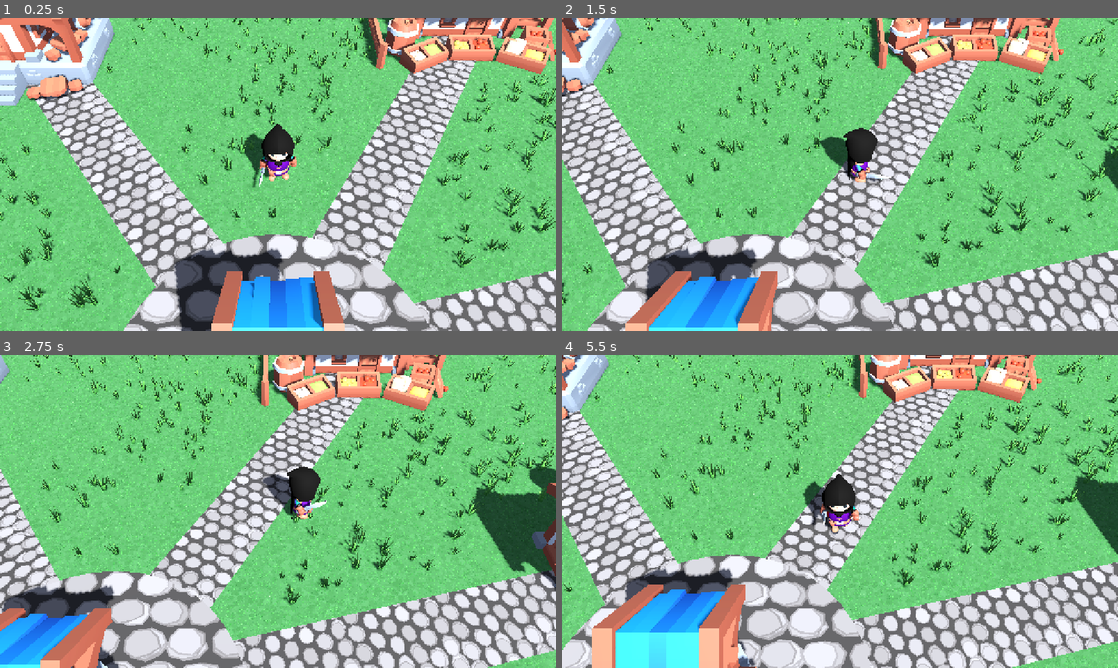
Above: before the commit, frames 1-4 (two rows, left to right).
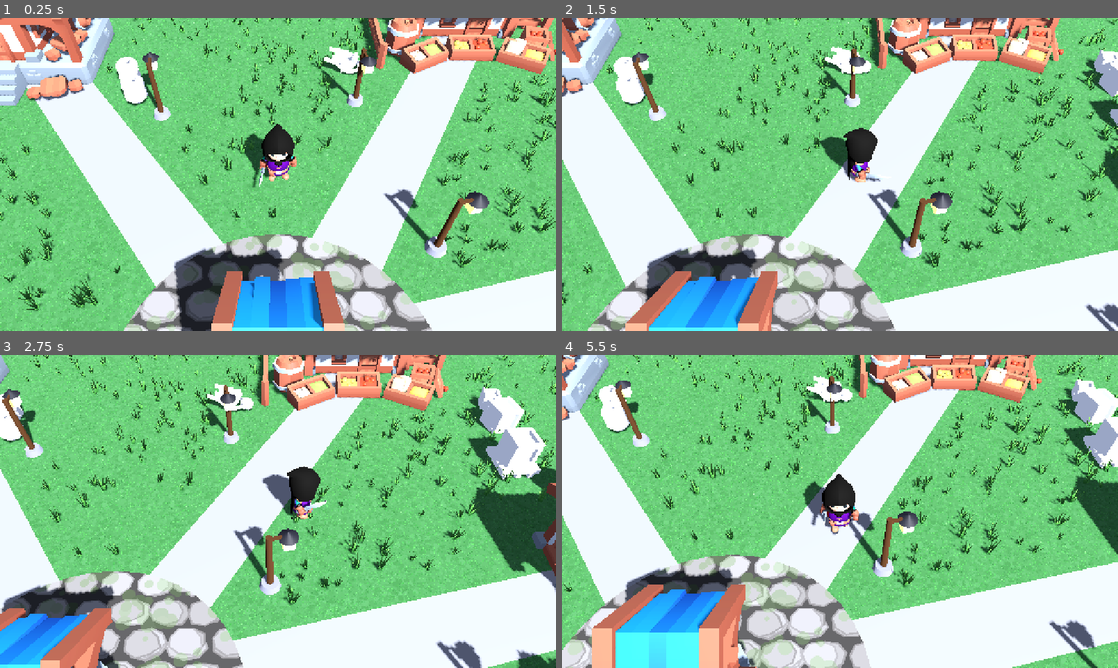
Above: after the commit, the same moments.

Repository: OuterHeavenX/godot-2.5D-rpg
Game: Godot game, scene res://src/world/main.tscn
Same seed, same stepped clock (60 frames per second), same inputs: the game is played once before the commit and once after it.
Inputs (mouse positions are in pixels of both pictures, inside the frame that each line leads up to):
- Up to frame 1 (0.25 s): no input
- Up to frame 2 (1.5 s): move the mouse to (962, 158) at 0.52 s; hold D (move_right) 0.53-1.25 s; click (962, 158) at 0.67 s; drag from (728, 190) to (812, 237) at 1.27 s
- Up to frame 3 (2.75 s): move the mouse to (333, 442) at 2.02 s; hold D (move_right) from 2.03 s (still down)
- Up to frame 4 (5.5 s): release D (move_right) at 2.75 s; drag from (812, 574) to (673, 464) at 2.77 s; move the mouse to (1006, 558) at 3.52 s; hold A (move_left) 3.53-4.25 s; drag from (673, 464) to (756, 433) at 4.27 s; move the mouse to (867, 511) at 5.02 s; hold S (move_down) from 5.03 s (still down); click (867, 511) at 5.17 s

The runs differ from the first frame. In frame 1, 18% of the frame differs, in the area x 4-100%, y 5-100%; in frame 2, 21%; in frame 3, 22%; in frame 4, 23%, in the area x 0-100%, y 3-100%.

Commit message:
Village props (barrels, crates, fences, wheelbarrow, lamps) + path curbs, moss, soft edges

Diff:
--- a/src/world/main.tscn
+++ b/src/world/main.tscn
@@ -8,6 +8,7 @@
 [ext_resource type="Script" path="res://src/world/stone_walls.gd" id="6_stonewalls"]
 [ext_resource type="Script" path="res://src/world/village.gd" id="7_village"]
 [ext_resource type="Script" path="res://src/world/paths.gd" id="8_paths"]
+[ext_resource type="Script" path="res://src/world/props.gd" id="9_props"]
 
 [sub_resource type="Environment" id="Environment_main"]
 background_mode = 1
@@ -78,3 +79,6 @@
 
 [node name="Paths" type="Node3D" parent="."]
 script = ExtResource("8_paths")
+
+[node name="Props" type="Node3D" parent="."]
+script = ExtResource("9_props")
--- /dev/null
+++ b/src/world/path_edge.gdshader
@@ -0,0 +1,43 @@
+shader_type spatial;
+render_mode blend_mix, depth_draw_alpha_prepass, cull_disabled;
+// Cobblestone path: darker curb border along the sides and an
+// irregular noisy alpha fade so the edge melts into the grass.
+
+uniform sampler2D cobble : source_color;
+uniform vec2 tiles = vec2(1.0, 1.0);
+uniform float curb_width : hint_range(0.0, 0.3) = 0.10;
+uniform float fade_width : hint_range(0.0, 0.2) = 0.07;
+
+float hash(vec2 p) {
+	return fract(sin(dot(p, vec2(127.1, 311.7))) * 43758.5453);
+}
+float vnoise(vec2 p) {
+	vec2 i = floor(p);
+	vec2 f = fract(p);
+	vec2 u = f * f * (3.0 - 2.0 * f);
+	return mix(mix(hash(i), hash(i + vec2(1.0, 0.0)), u.x),
+			mix(hash(i + vec2(0.0, 1.0)), hash(i + vec2(1.0, 1.0)), u.x), u.y);
+}
+
+void fragment() {
+	vec2 uv = UV;
+	vec3 col = texture(cobble, uv * tiles).rgb;
+
+	// Curb: darker stone band along both long edges.
+	float edge = min(uv.x, 1.0 - uv.x);
+	float curb = 1.0 - smoothstep(curb_width * 0.55, curb_width, edge);
+	col *= mix(1.0, 0.66, curb);
+
+	// Ragged alpha fade at the long edges (noise stretched along length).
+	float n = vnoise(vec2(uv.x * 9.0, uv.y * 70.0));
+	float fade = smoothstep(0.0, fade_width * (0.35 + 0.9 * n), edge);
+
+	// Gentle fade at the short ends too (both are tucked out of sight).
+	float end_edge = min(uv.y, 1.0 - uv.y);
+	float n2 = vnoise(vec2(uv.x * 70.0, uv.y * 9.0));
+	float fade2 = smoothstep(0.0, fade_width * (0.35 + 0.9 * n2), end_edge);
+
+	ALBEDO = col;
+	ROUGHNESS = 0.95;
+	ALPHA = min(fade, fade2);
+}
--- a/src/world/paths.gd
+++ b/src/world/paths.gd
@@ -4,6 +4,7 @@
 ## Layout comes from VillageLayout (shared with grass clearing).
 
 const COBBLE_TEX := preload("res://src/world/cobble.png")
+const EDGE_SHADER := preload("res://src/world/path_edge.gdshader")
 const TILE_METERS := 3.0      # texture repeats every 3m
 
 func _ready() -> void:
@@ -11,11 +12,11 @@
 	for seg in VillageLayout.path_segments():
 		_build_path(seg[0], seg[1])
 
-func _cobble_material(w_tiles: float, l_tiles: float) -> StandardMaterial3D:
-	var mat := StandardMaterial3D.new()
-	mat.albedo_texture = COBBLE_TEX
-	mat.uv1_scale = Vector3(w_tiles, l_tiles, 1.0)
-	mat.roughness = 0.95
+func _path_material(w_tiles: float, l_tiles: float) -> ShaderMaterial:
+	var mat := ShaderMaterial.new()
+	mat.shader = EDGE_SHADER
+	mat.set_shader_parameter("cobble", COBBLE_TEX)
+	mat.set_shader_parameter("tiles", Vector2(w_tiles, l_tiles))
 	return mat
 
 func _build_plaza() -> void:
@@ -28,7 +29,11 @@
 	mi.mesh = disc
 	mi.position = VillageLayout.WELL_POS + Vector3(0, 0.025, 0)
 	var tiles := (VillageLayout.PLAZA_RADIUS * 2.0) / TILE_METERS
-	mi.material_override = _cobble_material(tiles, tiles)
+	var pmat := StandardMaterial3D.new()
+	pmat.albedo_texture = COBBLE_TEX
+	pmat.uv1_scale = Vector3(tiles, tiles, 1.0)
+	pmat.roughness = 0.95
+	mi.material_override = pmat
 	add_child(mi)
 
 func _build_path(start: Vector3, end: Vector3) -> void:
@@ -45,6 +50,6 @@
 	mi.mesh = plane
 	mi.position = (start + end) * 0.5 + Vector3(0, 0.02, 0)
 	mi.rotation.y = atan2(dir.x, dir.z)
-	mi.material_override = _cobble_material(
+	mi.material_override = _path_material(
 		width / TILE_METERS, length / TILE_METERS)
 	add_child(mi)
--- /dev/null
+++ b/src/world/props.gd
@@ -0,0 +1,173 @@
+extends Node3D
+## Village props and clutter: KayKit barrels, crates, sacks, fences,
+## wheelbarrow, work-yard resources, plus procedural lamp posts.
+## Layout data (buildings/paths) comes from VillageLayout.
+
+const PROP_SCALE := 5.0
+const FENCE_SCALE := 3.0
+const BARROW_SCALE := 4.0
+
+# model, position, rot_y_deg, scale, solid (collision)
+const PROPS := [
+	# Market trading goods
+	["res://src/world/props/crate_A_big.gltf", Vector3(14.8, 0, -5.0), 15.0, PROP_SCALE, true],
+	["res://src/world/props/crate_A_small.gltf", Vector3(14.8, 0, -6.4), -10.0, PROP_SCALE, true],
+	["res://src/world/props/barrel.gltf", Vector3(4.2, 0, -13.2), 0.0, PROP_SCALE, true],
+	["res://src/world/props/barrel.gltf", Vector3(5.3, 0, -12.9), 0.0, PROP_SCALE, true],
+	["res://src/world/props/sack.gltf", Vector3(13.8, 0, -12.8), 30.0, PROP_SCALE, false],
+	["res://src/world/props/wheelbarrow.gltf", Vector3(3.0, 0, -6.5), 70.0, BARROW_SCALE, true],
+	# Tavern barrels
+	["res://src/world/props/barrel.gltf", Vector3(-6.5, 0, -5.5), 0.0, PROP_SCALE, true],
+	["res://src/world/props/barrel.gltf", Vector3(-6.0, 0, -4.3), 0.0, PROP_SCALE, true],
+	["res://src/world/props/crate_A_small.gltf", Vector3(-14.8, 0, -3.2), 20.0, PROP_SCALE, true],
+	# Blacksmith work yard
+	["res://src/world/props/resource_lumber.gltf", Vector3(21.5, 0, 6.8), 10.0, PROP_SCALE, true],
+	["res://src/world/props/resource_stone.gltf", Vector3(13.2, 0, 7.2), -15.0, PROP_SCALE, true],
+	["res://src/world/props/weaponrack.gltf", Vector3(20.8, 0, -0.8), -30.0, PROP_SCALE, true],
+	["res://src/world/props/pallet.gltf", Vector3(14.5, 0, -2.5), 5.0, PROP_SCALE, true],
+	["res://src/world/props/crate_B_big.gltf", Vector3(14.5, 0.42, -2.5), 5.0, PROP_SCALE, false],
+	# Fences (paddock near house B, run south of house A)
+	["res://src/world/props/fence_wood_straight.gltf", Vector3(-2, 0, 13), 0.0, FENCE_SCALE, true],
+	["res://src/world/props/fence_wood_straight.gltf", Vector3(-2, 0, 16.5), 0.0, FENCE_SCALE, true],
+	["res://src/world/props/fence_wood_straight.gltf", Vector3(-2, 0, 20), 0.0, FENCE_SCALE, true],
+	["res://src/world/props/fence_wood_straight.gltf", Vector3(-17, 0, 12.5), 90.0, FENCE_SCALE, true],
+	["res://src/world/props/fence_wood_straight.gltf", Vector3(-13.5, 0, 12.5), 90.0, FENCE_SCALE, true],
+]
+
+const LAMP_PLAZA := [Vector3(5.0, 0, 3.0), Vector3(-5.0, 0, 11.0)]
+
+var _wood_mat: StandardMaterial3D
+var _stone_mat: StandardMaterial3D
+var _glass_mat: StandardMaterial3D
+var _metal_mat: StandardMaterial3D
+
+func _ready() -> void:
+	_make_lamp_materials()
+	var collision_body := StaticBody3D.new()
+	collision_body.name = "PropCollision"
+	add_child(collision_body)
+	for spec in PROPS:
+		_place_prop(spec, collision_body)
+	# Lamp posts: offset to the side of each path, alternating sides.
+	var side := 1.0
+	for seg in VillageLayout.path_segments():
+		var a: Vector3 = seg[0]
+		var b: Vector3 = seg[1]
+		var mid := (a + b) * 0.5
+		var dir := (b - a).normalized()
+		var perp := Vector3(-dir.z, 0, dir.x) * side
+		side = -side
+		_build_lamp(mid + perp * 2.6, collision_body)
+	for pos in LAMP_PLAZA:
+		_build_lamp(pos, collision_body)
+
+func _place_prop(spec: Array, collision_body: StaticBody3D) -> void:
+	var path: String = spec[0]
+	var pos: Vector3 = spec[1]
+	# Safety: never drop a prop on stone or inside a building.
+	if VillageLayout.is_stone(pos):
+		push_warning("props: skipping %s on stone at %s" % [path, pos])
+		return
+	var packed := load(path) as PackedScene
+	if packed == null:
+		push_error("props: failed to load " + path)
+		return
+	var inst := packed.instantiate() as Node3D
+	inst.position = pos
+	inst.rotation.y = deg_to_rad(float(spec[2]))
+	var s: float = spec[3]
+	inst.scale = Vector3.ONE * s
+	add_child(inst)
+	if bool(spec[4]):
+		var cs := CollisionShape3D.new()
+		var box := BoxShape3D.new()
+		if "fence" in path:
+			box.size = Vector3(0.3, 1.6, 3.4)
+			cs.rotation.y = inst.rotation.y
+		elif "wheelbarrow" in path:
+			box.size = Vector3(1.0, 0.8, 2.0)
+			cs.rotation.y = inst.rotation.y
+		else:
+			var r := 0.55 * s
+			box.size = Vector3(r, r, r)
+		cs.shape = box
+		cs.position = pos + Vector3(0, box.size.y * 0.5, 0)
+		collision_body.add_child(cs)
+
+func _make_lamp_materials() -> void:
+	_wood_mat = StandardMaterial3D.new()
+	_wood_mat.albedo_color = Color(0.30, 0.19, 0.10)
+	_wood_mat.roughness = 0.9
+	_stone_mat = StandardMaterial3D.new()
+	_stone_mat.albedo_color = Color(0.52, 0.52, 0.55)
+	_stone_mat.roughness = 0.95
+	_metal_mat = StandardMaterial3D.new()
+	_metal_mat.albedo_color = Color(0.16, 0.16, 0.18)
+	_metal_mat.roughness = 0.6
+	_glass_mat = StandardMaterial3D.new()
+	_glass_mat.albedo_color = Color(1.0, 0.82, 0.45)
+	_glass_mat.emission_enabled = true
+	_glass_mat.emission = Color(1.0, 0.72, 0.30)
+	_glass_mat.emission_energy_multiplier = 1.5
+
+## A chunky low-poly lamp post matching the KayKit look.
+func _build_lamp(pos: Vector3, collision_body: StaticBody3D) -> void:
+	if VillageLayout.is_stone(pos):
+		return
+	var lamp := Node3D.new()
+	lamp.position = pos
+	lamp.rotation.y = randf() * TAU
+	add_child(lamp)
+
+	var base := MeshInstance3D.new()
+	var base_mesh := CylinderMesh.new()
+	base_mesh.top_radius = 0.28
+	base_mesh.bottom_radius = 0.34
+	base_mesh.height = 0.25
+	base.mesh = base_mesh
+	base.position.y = 0.125
+	base.material_override = _stone_mat
+	lamp.add_child(base)
+
+	var post := MeshInstance3D.new()
+	var post_mesh := CylinderMesh.new()
+	post_mesh.top_radius = 0.09
+	post_mesh.bottom_radius = 0.11
+	post_mesh.height = 2.3
+	post.mesh = post_mesh
+	post.position.y = 0.25 + 1.15
+	post.material_override = _wood_mat
+	lamp.add_child(post)
+
+	var arm := MeshInstance3D.new()
+	var arm_mesh := BoxMesh.new()
+	arm_mesh.size = Vector3(0.7, 0.09, 0.09)
+	arm.mesh = arm_mesh
+	arm.position = Vector3(0.28, 2.45, 0)
+	arm.material_override = _wood_mat
+	lamp.add_child(arm)
+
+	var cage := MeshInstance3D.new()
+	var cage_mesh := BoxMesh.new()
+	cage_mesh.size = Vector3(0.34, 0.42, 0.34)
+	cage.mesh = cage_mesh
+	cage.position = Vector3(0.55, 2.18, 0)
+	cage.material_override = _glass_mat
+	lamp.add_child(cage)
+
+	var cap := MeshInstance3D.new()
+	var cap_mesh := CylinderMesh.new()
+	cap_mesh.top_radius = 0.02
+	cap_mesh.bottom_radius = 0.30
+	cap_mesh.height = 0.22
+	cap.mesh = cap_mesh
+	cap.position = Vector3(0.55, 2.50, 0)
+	cap.material_override = _metal_mat
+	lamp.add_child(cap)
+
+	var cs := CollisionShape3D.new()
+	var box := BoxShape3D.new()
+	box.size = Vector3(0.5, 2.6, 0.5)
+	cs.shape = box
+	cs.position = pos + Vector3(0, 1.3, 0)
+	collision_body.add_child(cs)
Binary file changed: src/world/cobble.png
Not shown, added: src/world/path_edge.gdshader.uid
Not shown, added: src/world/props.gd.uid
Binary file added: src/world/props/barrel.bin
Not shown, added: src/world/props/barrel.gltf
Not shown, added: src/world/props/barrel.gltf.import
Binary file added: src/world/props/crate_A_big.bin
Not shown, added: src/world/props/crate_A_big.gltf
Not shown, added: src/world/props/crate_A_big.gltf.import
Binary file added: src/world/props/crate_A_small.bin
Not shown, added: src/world/props/crate_A_small.gltf
Not shown, added: src/world/props/crate_A_small.gltf.import
(and 29 more such lines)
